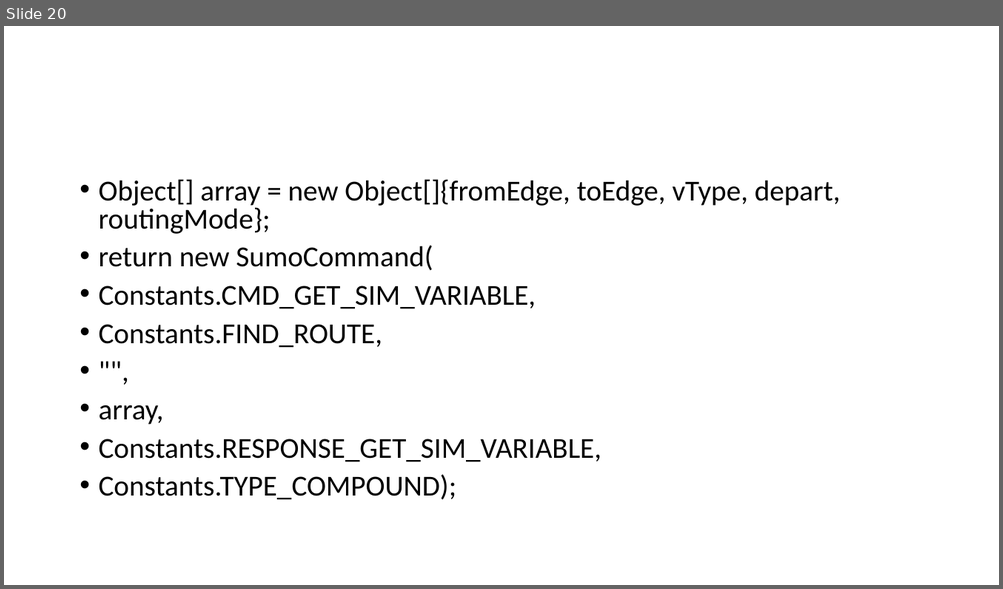
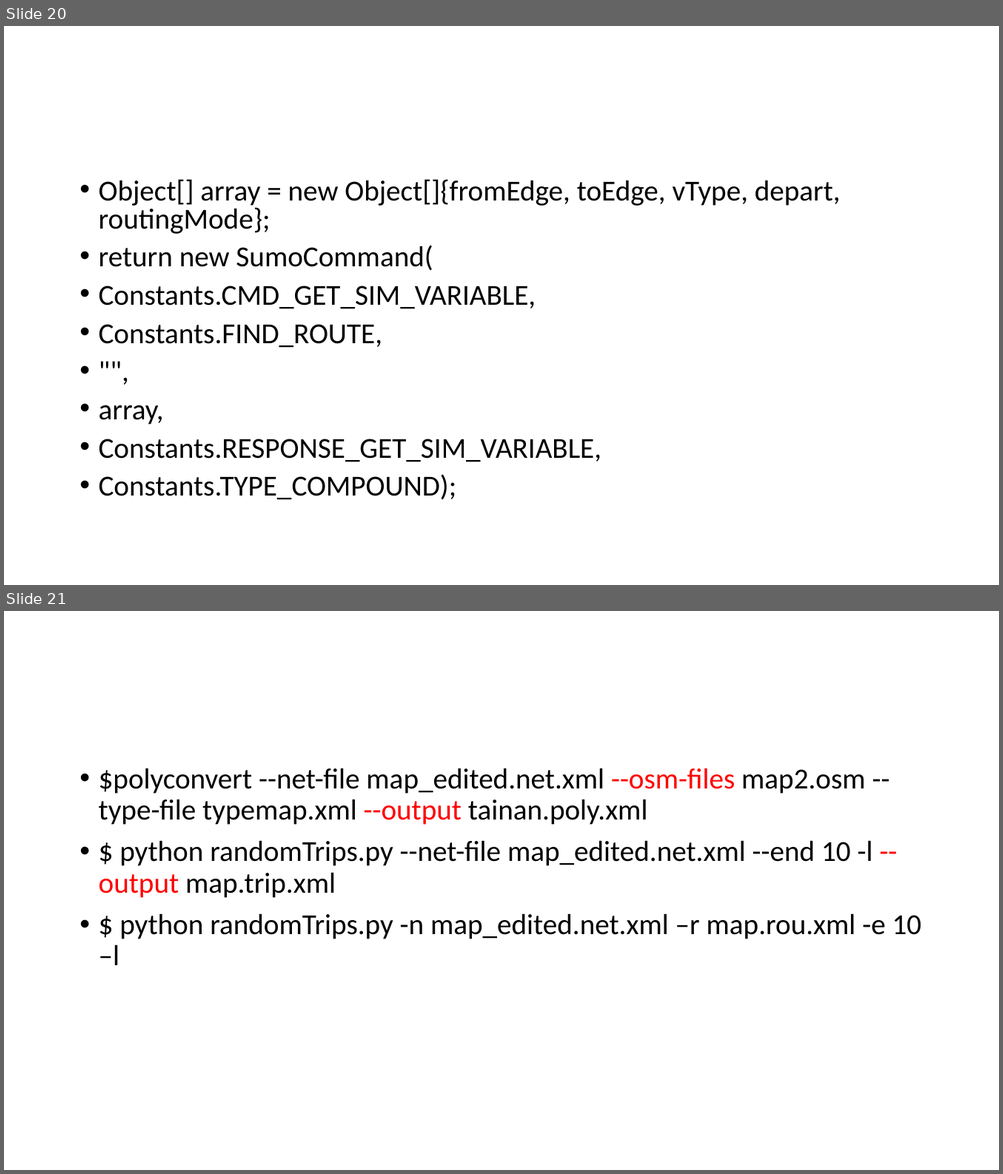
Before and after one commit to YenKang/Smart-Logistics-Plan, a slide deck: eclipse workspace/java_library/sumo_implementation recording.pptx. Shown one above the other, each under a label of ours: slide 20 before the commit, slides 20 and 21 after it. The pictures are 1003x589 and 1003x1174 pixels, drawn with LibreOffice and Linux fonts; fonts in the diff are those of the drawing. Boxes give left, top, right and bottom in pixels: in the first picture for what was removed or moved away, otherwise in the second. Text is boxed around its words. In the diff, an @@ line names an element or a change of style, - is before the commit and + after.

```diff
--- a/eclipse workspace/java_library/sumo_implementation recording.pptx
+++ b/eclipse workspace/java_library/sumo_implementation recording.pptx
@@ slide 21 added at (4,611,999,1170), background #FFFFFF @@
@@ text added at (99,768,922,965), 28 pt, text #000000 @@
+• $polyconvert --net-file map_edited.net.xml --osm-files map2.osm --type-file typemap.xml --output tainan.poly.xml
+• $ python randomTrips.py --net-file map_edited.net.xml --end 10 -l --output map.trip.xml
+• $ python randomTrips.py -n map_edited.net.xml –r map.rou.xml -e 10 –l
```
Also in this commit, not shown: 17 other files.
